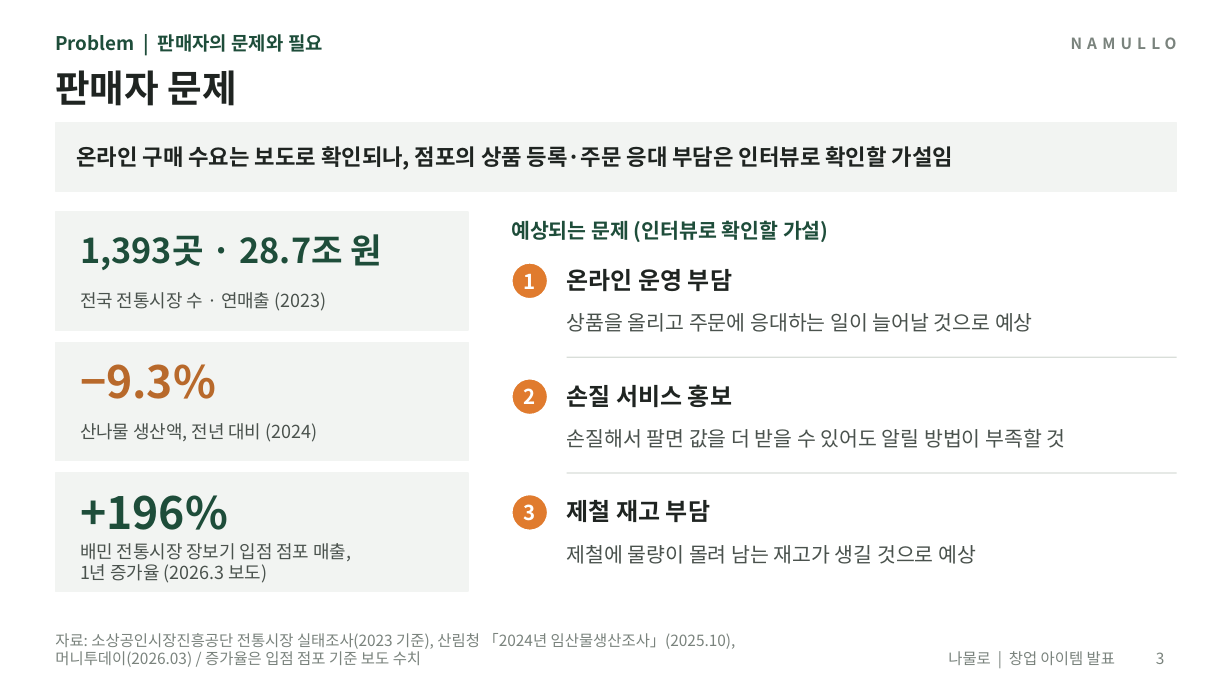
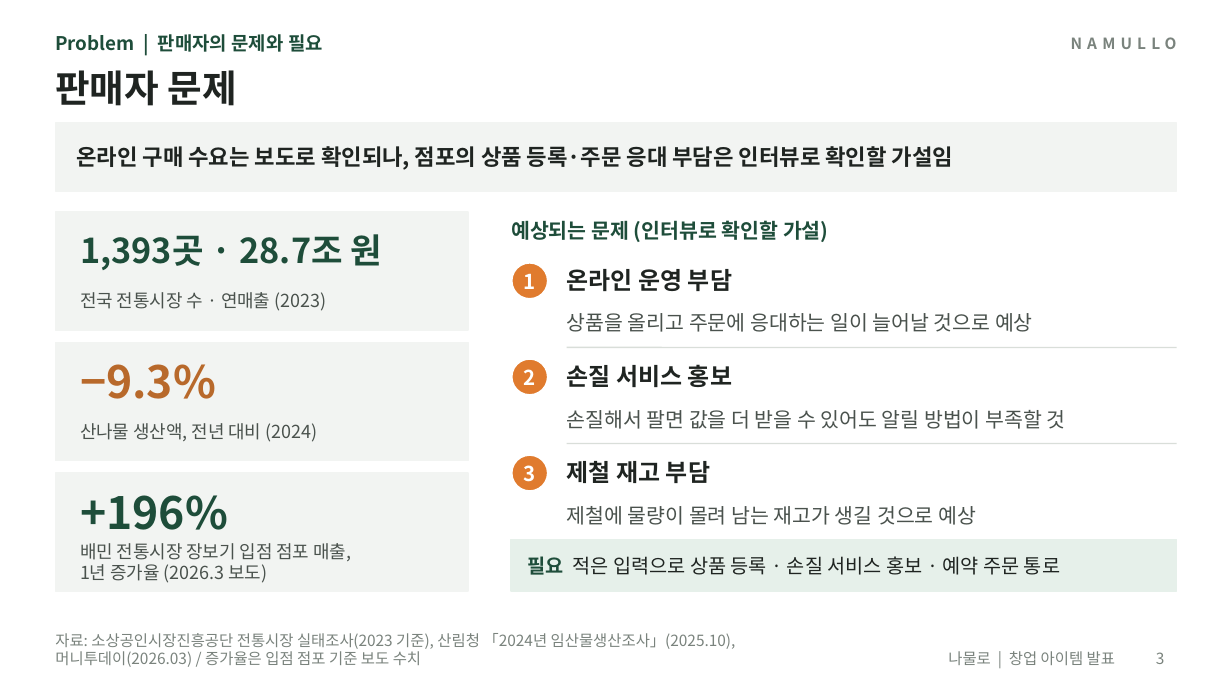
Before and after one commit to yonghoon7153-source/Yonghoon-DEM-DFT, a slide deck: slide 3 of namul-platform/02_발표자료_나물로.pptx. Drawn at 1232x693 pixels with LibreOffice and Linux fonts; fonts in the diff are those of the drawing. Boxes give left, top, right and bottom in pixels: in the first picture for what was removed or moved away, otherwise in the second. Text is boxed around its words. In the diff, an @@ line names an element or a change of style, - is before the commit and + after.

```diff
--- a/namul-platform/02_발표자료_나물로.pptx
+++ b/namul-platform/02_발표자료_나물로.pptx
@@ 3 texts, 1 ellipse: place and size @@
-3 texts, 1 ellipse at [511,378,1066,448]
+3 texts, 1 ellipse at [511,359,1066,429]
@@ line moved from (567, 357) - (1177, 357) to (567, 347) - (1177, 347) @@
@@ line moved from (567, 473) - (1177, 473) to (567, 444) - (1177, 444) @@
@@ 3 texts, 1 ellipse: place and size @@
-3 texts, 1 ellipse at [511,494,976,564]
+3 texts, 1 ellipse at [511,455,976,525]
@@ rectangle added at [511,540,1177,591], fill #E6F0EA, outline #E6F0EA 1 pt @@
@@ text added at [527,556,1060,575], 11.5 pt, text #1F2421 @@
+필요 적은 입력으로 상품 등록 · 손질 서비스 홍보 · 예약 주문 통로
```
Also in this commit, not shown: 7 other slides changed, 18 other files.
